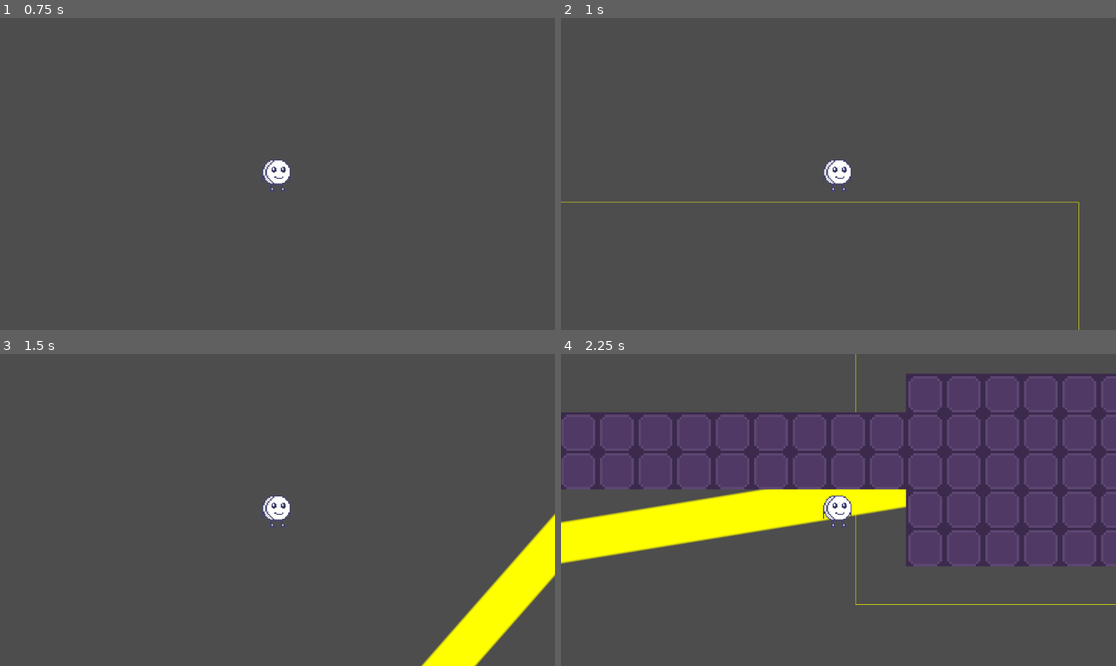
Above: before the commit, frames 1-4 (two rows, left to right).
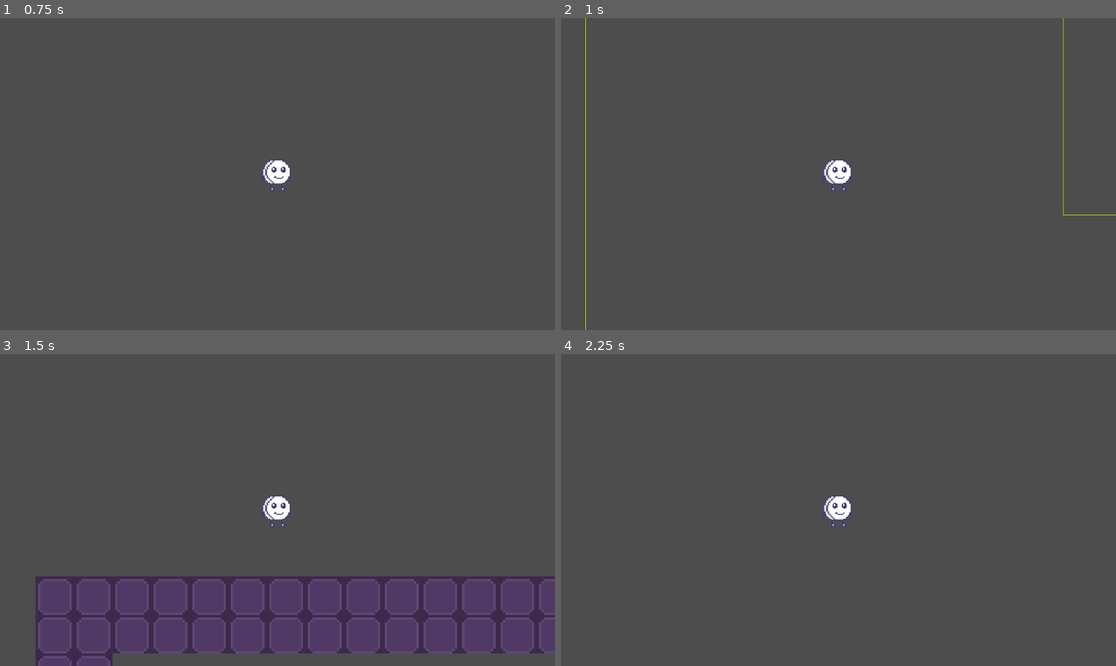
Above: after the commit, the same moments.

Repository: Kerbx/drum-knights
Game: Godot game, scene res://Scenes/main.tscn
Same seed, same stepped clock (60 frames per second), same inputs: the game is played once before the commit and once after it.
Inputs:
- Up to frame 1 (0.75 s): tap Enter at 0.5 s; hold D (move_right) from 0.53 s (still down); hold R (goida) from 0.53 s (still down)
- Up to frame 2 (1 s): keep holding D (move_right); keep holding R (goida); tap Space (ui_select) at 0.77 s
- Up to frame 3 (1.5 s): release D (move_right) at 1.28 s; release R (goida) at 1.28 s; hold S (move_down) from 1.28 s (still down); tap R (goida) at 1.35 s
- Up to frame 4 (2.25 s): tap Space (ui_select) at 1.52 s; release S (move_down) at 2.03 s; hold D (move_right) from 2.03 s (still down); hold R (goida) from 2.03 s (still down)

Frame 1 is identical in both runs. In frame 2, 0.8% of the frame differs, in the area x 0-100%, y 0-100%; in frame 3, 13%; in frame 4, 23%, in the area x 0-100%, y 0-81%.
Error in both runs: Invalid call. Nonexistent function 'get_closest_point' in base 'Nil'. (res://Scripts/Main.gd:124)

Commit message:
Фикс скорости движения персонажа

Diff:
--- a/Scenes/player.tscn
+++ b/Scenes/player.tscn
@@ -1,58 +1,13 @@
 [gd_scene load_steps=4 format=3 uid="uid://dd1lx40qsrv83"]
 
 [ext_resource type="Texture2D" uid="uid://bvw7bp14ytntr" path="res://Resources/goida.png" id="1_f76k5"]
-
-[sub_resource type="GDScript" id="GDScript_4xugy"]
-script/source = "extends CharacterBody2D
-
-
-@export var MAX_SPEED = 300
-@export var ACCELERATION = 1500
-@export var FRICTION = 1200
-
-@onready var axis = Vector2.ZERO
-
-
-func _physics_process(delta):
-	move(delta)
-
-
-func get_input_axis():
-	axis.x = int(Input.is_action_pressed(\"move_right\")) - int(Input.is_action_pressed(\"move_left\"))
-	axis.y = int(Input.is_action_pressed(\"move_down\")) - int(Input.is_action_pressed(\"move_up\"))
-
-	return axis.normalized()
-
-
-func move(delta):
-	axis = get_input_axis()
-
-	if axis == Vector2.ZERO:
-		apply_friction(FRICTION * delta)
-	else:
-		apply_movement(axis * ACCELERATION * delta)
-
-	move_and_slide()
-
-
-func apply_friction(amount):
-	if velocity.length() > amount:
-		velocity -= velocity.normalized() * amount
-	else:
-		velocity = Vector2.ZERO
-
-
-func apply_movement(accel):
-	velocity += accel
-	velocity = velocity.limit_length(MAX_SPEED)
-"
+[ext_resource type="Script" path="res://Scripts/player.gd" id="1_o43ud"]
 
 [sub_resource type="CircleShape2D" id="CircleShape2D_an1w3"]
 radius = 7.0
 
 [node name="Player" type="CharacterBody2D"]
-script = SubResource("GDScript_4xugy")
-MAX_SPEED = -33
+script = ExtResource("1_o43ud")
 
 [node name="CollisionShape2D" type="CollisionShape2D" parent="."]
 shape = SubResource("CircleShape2D_an1w3")
--- a/Scripts/player.gd
+++ b/Scripts/player.gd
@@ -1,9 +1,9 @@
 extends CharacterBody2D
 
 
-@export var MAX_SPEED = 300
-@export var ACCELERATION = 1500
-@export var FRICTION = 1200
+const MAX_SPEED = 100
+const ACCELERATION = 500
+const FRICTION = 600
 
 @onready var axis = Vector2.ZERO
 
